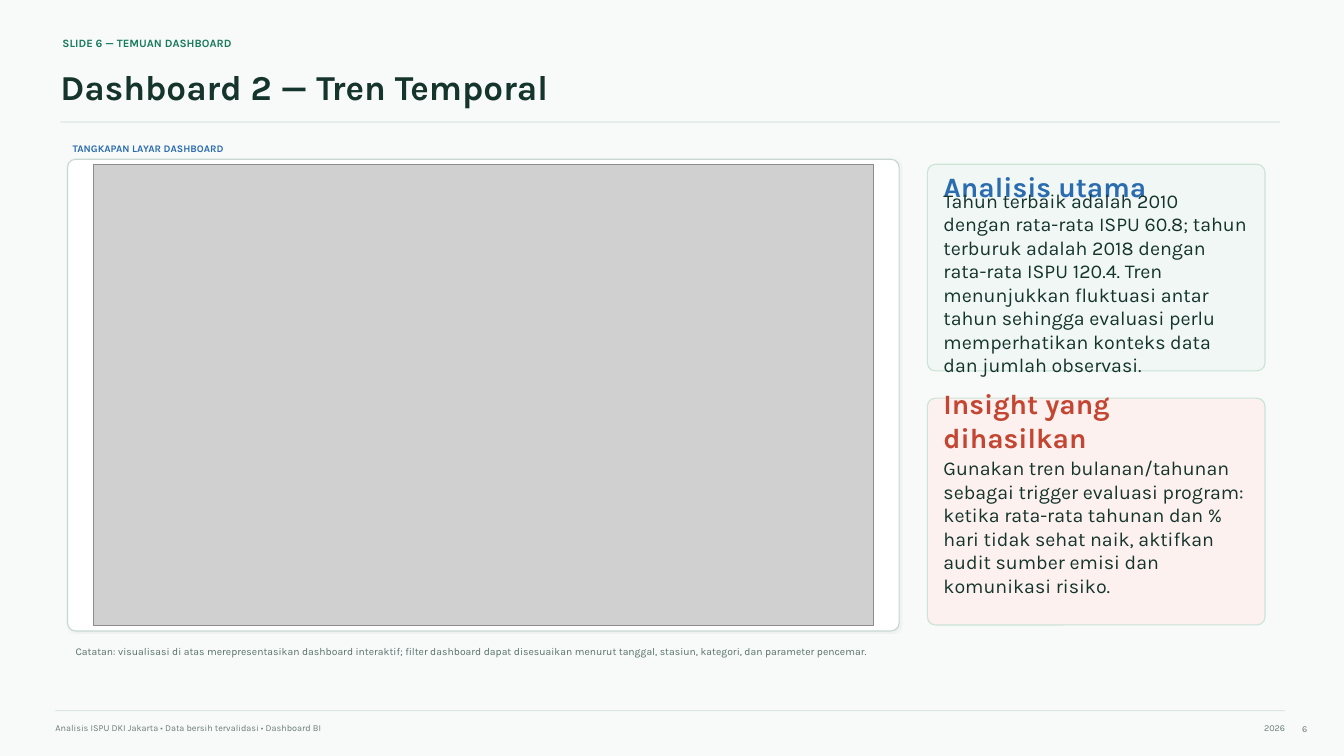
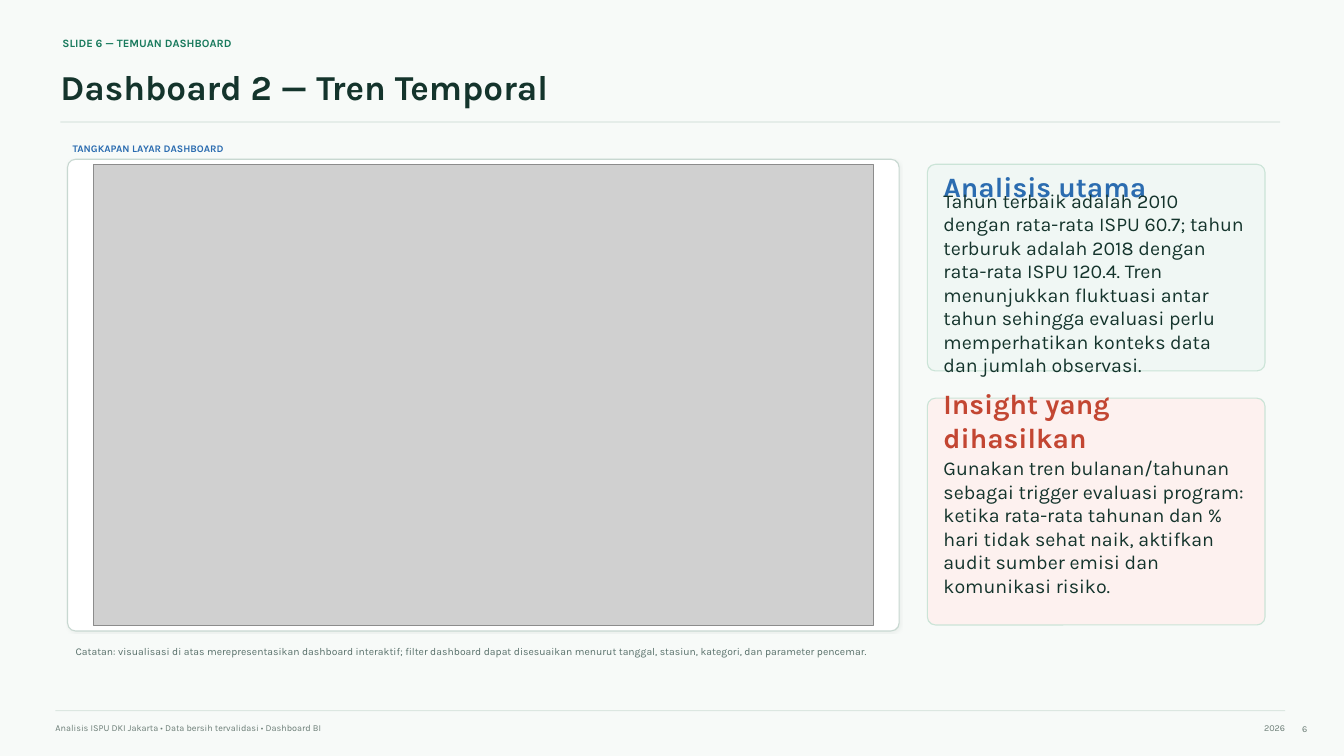
Before and after one commit to fahryanputra/data-analysis-ispu, a slide deck: slide 6 of outputs/paparan_ispu_dki_jakarta.pptx. Drawn at 1344x756 pixels with LibreOffice and Linux fonts; fonts in the diff are those of the drawing; grey boxes stand for pictures. Boxes give left, top, right and bottom in pixels: in the first picture for what was removed or moved away, otherwise in the second. Text is boxed around its words. In the diff, an @@ line names an element or a change of style, - is before the commit and + after.

```diff
--- a/outputs/paparan_ispu_dki_jakarta.pptx
+++ b/outputs/paparan_ispu_dki_jakarta.pptx
@@ text at box(943, 190, 1244, 377): text changed @@
-Tahun terbaik adalah 2010 dengan rata-rata ISPU 60.8; tahun terburuk adalah 2018 dengan rata-rata ISPU 120.4. Tren menunjukkan fluktuasi antar tahun sehingga evaluasi perlu memperhatikan konteks data dan jumlah observasi.
+Tahun terbaik adalah 2010 dengan rata-rata ISPU 60.7; tahun terburuk adalah 2018 dengan rata-rata ISPU 120.4. Tren menunjukkan fluktuasi antar tahun sehingga evaluasi perlu memperhatikan konteks data dan jumlah observasi.
```
Also in this commit, not shown: 6 other slides changed, 4 other files.
